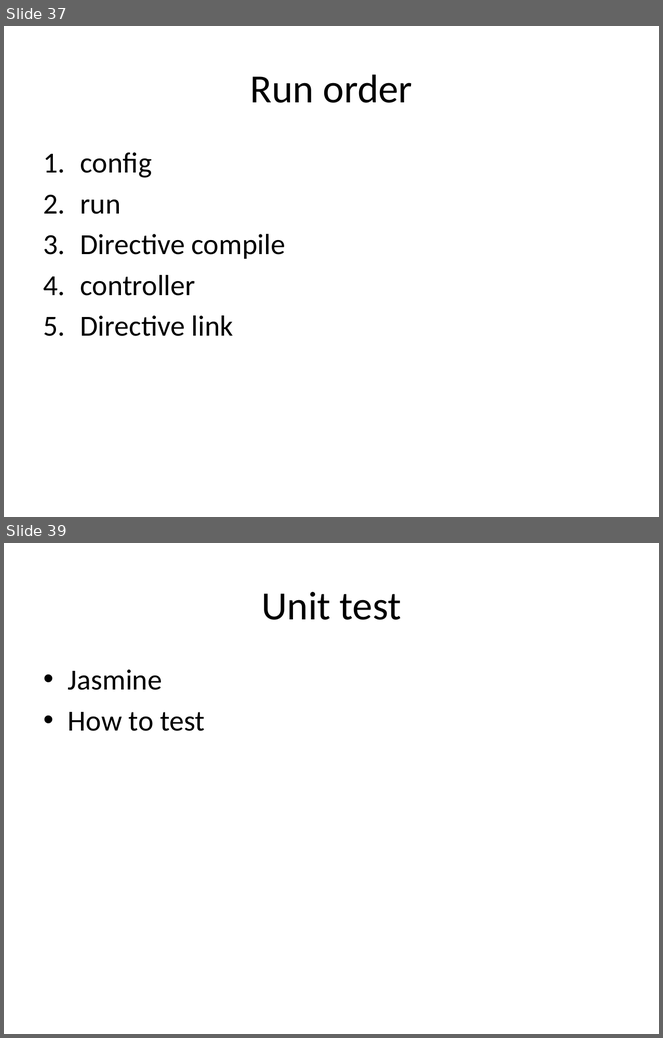
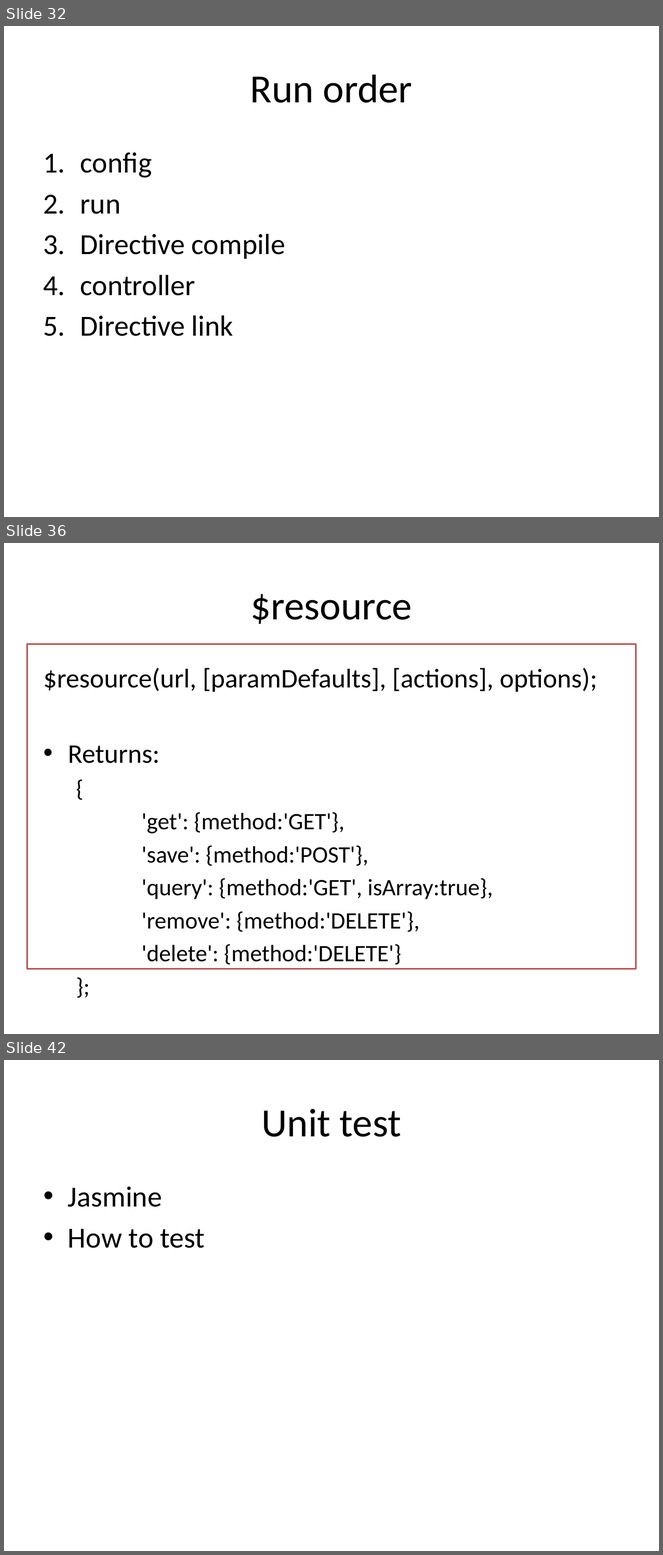
Before and after one commit to lhkingkong/angularjs-taller, a slide deck: material/AngularJS Taller.pptx. Shown one above the other, each under a label of ours: slides 37 and 39 before the commit, slides 32, 36 and 42 after it; the slides between them are not shown. The pictures are 663x1038 and 663x1555 pixels, drawn with LibreOffice and Linux fonts; fonts in the diff are those of the drawing. Boxes give left, top, right and bottom in pixels: in the first picture for what was removed or moved away, otherwise in the second. Text is boxed around its words. In the diff, an @@ line names an element or a change of style, - is before the commit and + after.

```diff
--- a/material/AngularJS Taller.pptx
+++ b/material/AngularJS Taller.pptx
@@ slide 36 added at bbox=[4, 543, 659, 1034], background #FFFFFF @@
@@ title added at bbox=[250, 594, 412, 624], 44 pt, text #000000 @@
+$resource
@@ rectangle added at bbox=[27, 644, 636, 969], fill #FFFFFF, outline #C0504D 2 pt @@
@@ text added at bbox=[44, 668, 598, 965], 25.9 pt, text #000000 @@
+$resource(url, [paramDefaults], [actions], options);
+• Returns:
+  {
+  'get': {method:'GET'},
+  'save': {method:'POST'},
+  'query': {method:'GET', isArray:true},
+  'remove': {method:'DELETE'},
+  'delete': {method:'DELETE'}
+  };
@@ what was slide 37 is now slide 32 @@
@@ what was slide 39 is now slide 42 @@
```
Also in this commit, not shown: 3 slides changed, 4 other slides added, 2 slides removed.
